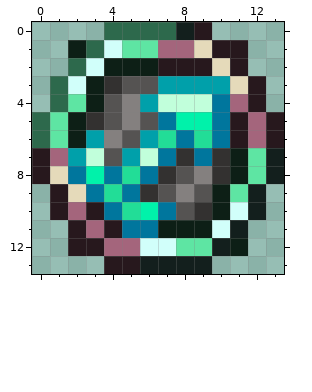
Pixel-art sprite -- Content/Items/Accesories/Ranger_EmblemV2.png. This is how it looked before the edit.
The file is 28x28 pixels, drawn in blocks of 2x2; one block is one cell here.
Once edited:
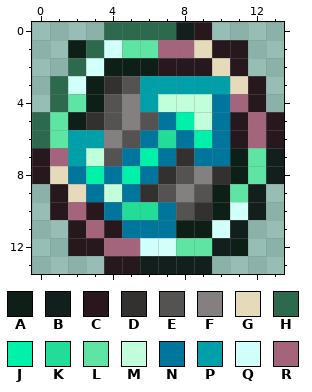
Palette (. is transparent): A #0d1f16  B #131f1d  C #27181d  D #333130  E #555352  F #84807f  G #e5daba  H #2d694c  J #00f2aa  K #22dd97  L #5ee5a3  M #c1ffdb  N #00769d  P #00a0aa  Q #d1fffa  R #a4657c
The edit:
{"y":3,"x":6,"old":"E","new":"P"}
{"y":5,"x":9,"old":"J","new":"M"}
{"y":6,"x":2,"old":"A","new":"P"}
{"y":6,"x":6,"old":"P","new":"N"}
{"y":6,"x":9,"old":"K","new":"J"}
{"y":7,"x":5,"old":"PM","new":"NJ"}
{"y":7,"x":10,"old":"D","new":"N"}
{"y":8,"x":5,"old":"K","new":"J"}
{"y":9,"x":4,"old":"K","new":"M"}
{"y":10,"x":6,"old":"J","new":"K"}
{"y":11,"x":7,"old":"A","new":"N"}
{"label":"changed","picture_box":[68,76,230,238]}
